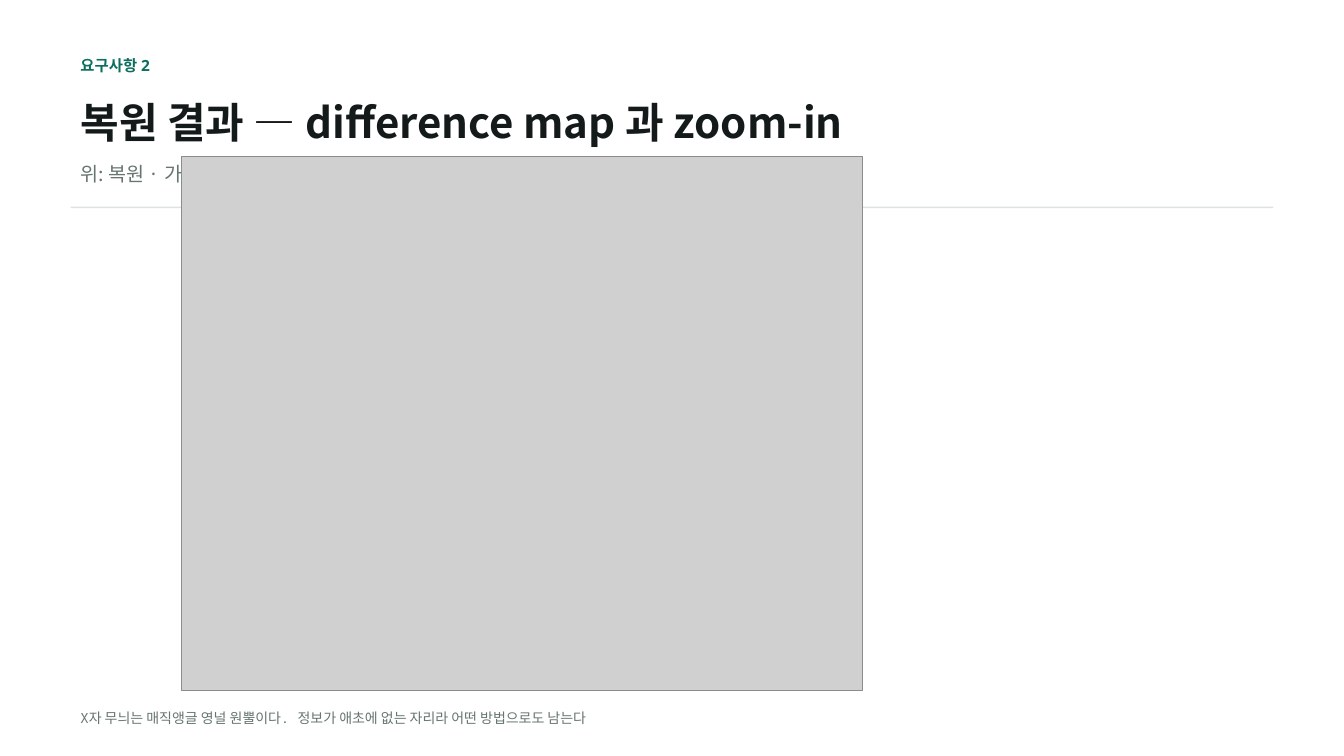
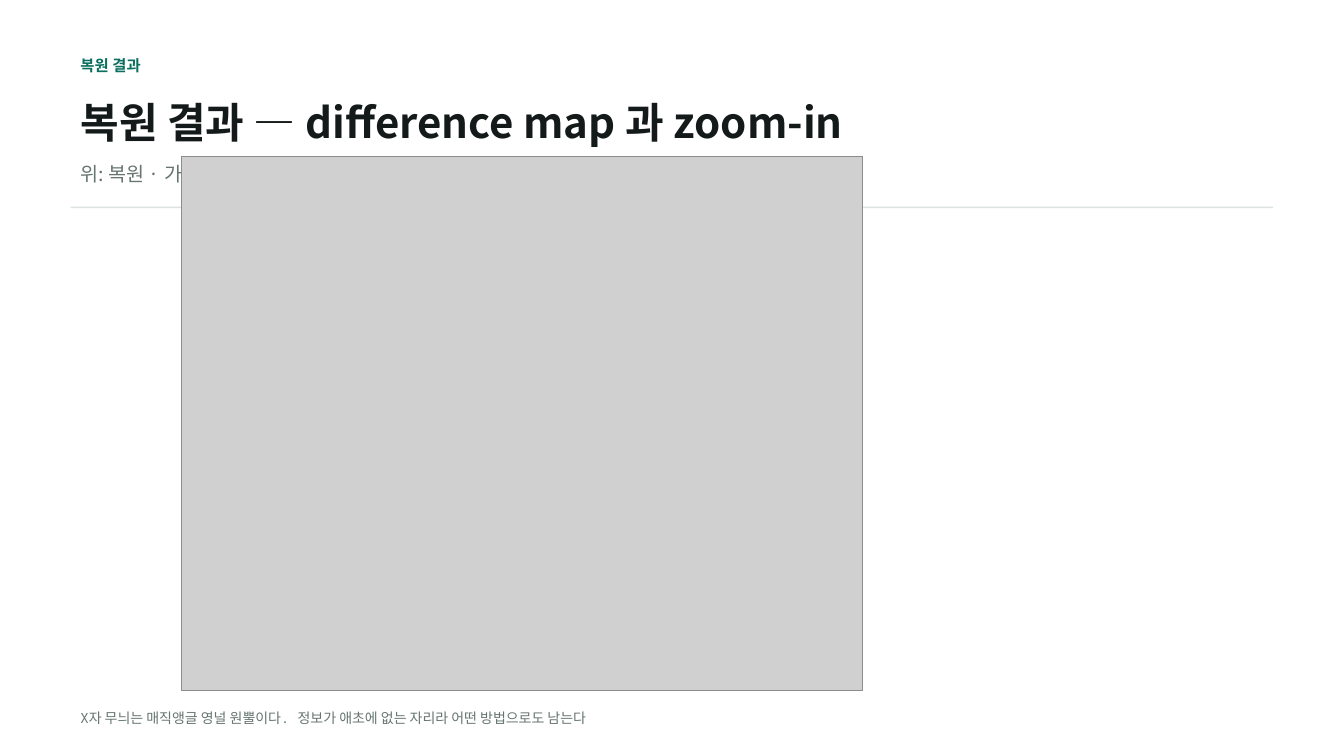
Before and after one commit to kithhooni-commits/ds-practice, a slide deck: slide 16 of 실습5/실습5_day3_발표.pptx. Drawn at 1344x756 pixels with LibreOffice and Linux fonts; fonts in the diff are those of the drawing; grey boxes stand for pictures. Boxes give left, top, right and bottom in pixels: in the first picture for what was removed or moved away, otherwise in the second. Text is boxed around its words. In the diff, an @@ line names an element or a change of style, - is before the commit and + after.

```diff
--- a/실습5/실습5_day3_발표.pptx
+++ b/실습5/실습5_day3_발표.pptx
@@ text at [80,58,140,73]: text changed @@
-요구사항 2
+복원 결과
```
Also in this commit, not shown: 12 other slides changed, 1 other file.
